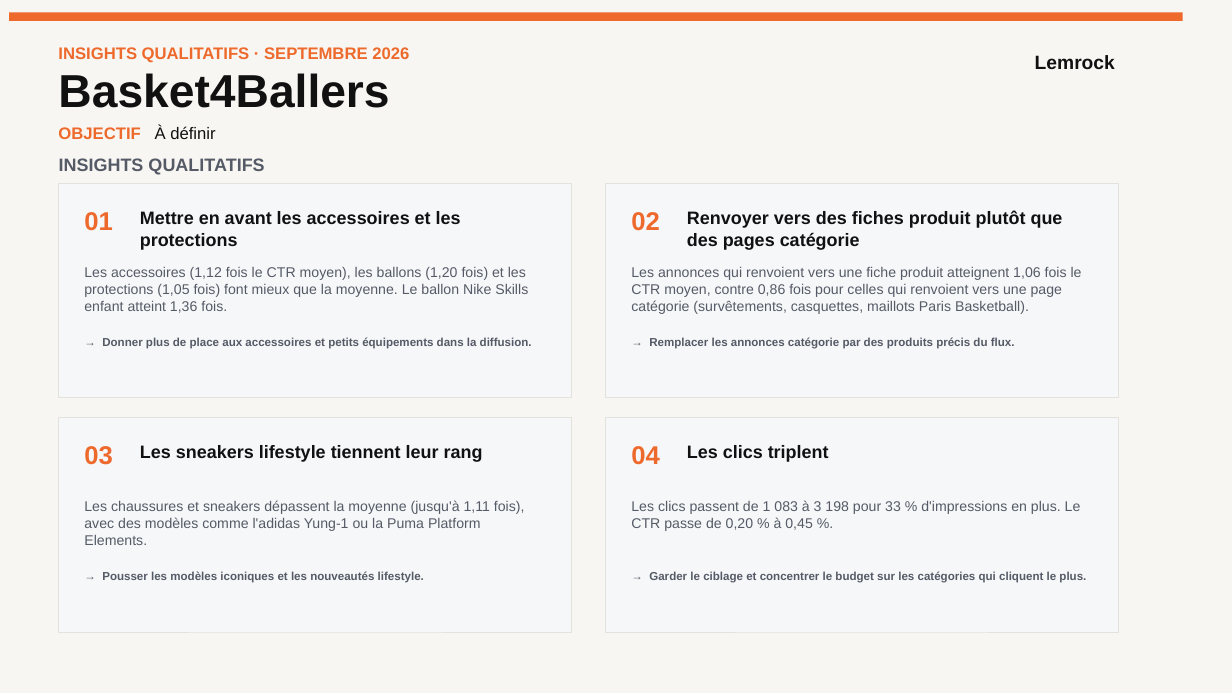
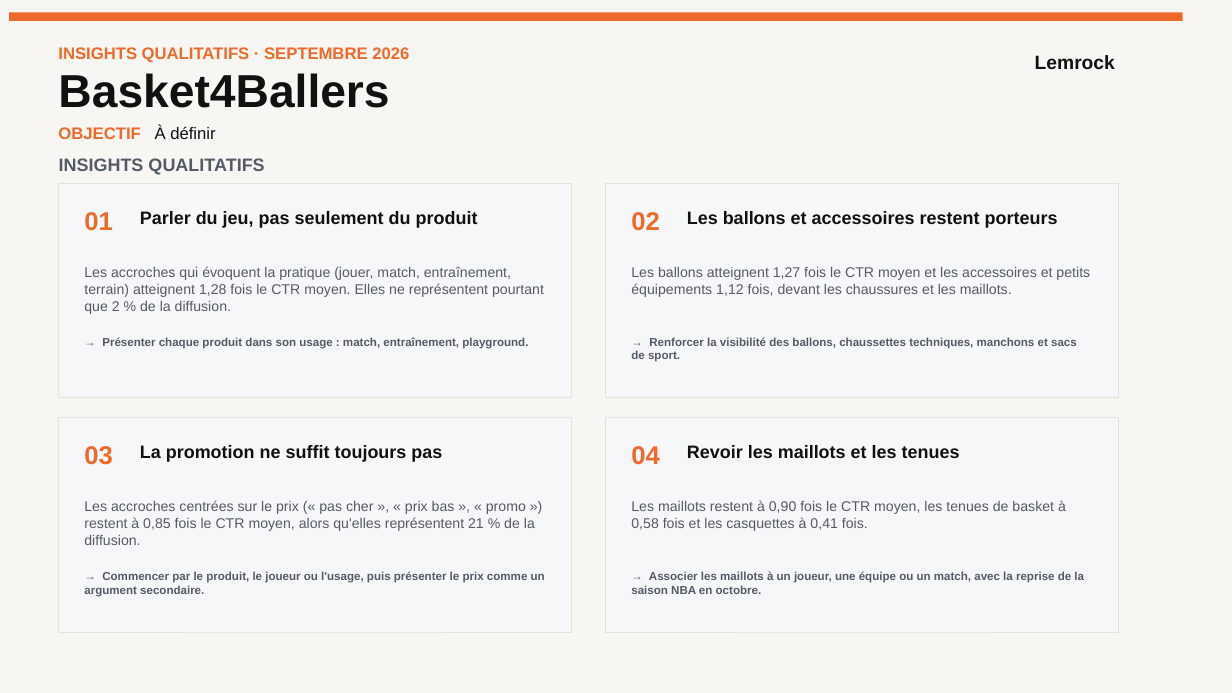
Before and after one commit to stephanemonmarson-creator/Lemrock, a slide deck: slide 6 of rapports/septembre/121026_Customer Success_Septembre 26.pptx. Drawn at 1232x693 pixels with LibreOffice and Linux fonts; fonts in the diff are those of the drawing. Boxes give left, top, right and bottom in pixels: in the first picture for what was removed or moved away, otherwise in the second. Text is boxed around its words. In the diff, an @@ line names an element or a change of style, - is before the commit and + after.

```diff
--- a/rapports/septembre/121026_Customer Success_Septembre 26.pptx
+++ b/rapports/septembre/121026_Customer Success_Septembre 26.pptx
@@ text at box(140, 211, 478, 228): text changed @@
-Mettre en avant les accessoires et les protections
+Parler du jeu, pas seulement du produit
@@ text at box(687, 211, 1058, 228): text changed @@
-Renvoyer vers des fiches produit plutôt que des pages catégorie
+Les ballons et accessoires restent porteurs
@@ text at box(84, 266, 544, 314): text changed @@
-Les accessoires (1,12 fois le CTR moyen), les ballons (1,20 fois) et les protections (1,05 fois) font mieux que la moyenne. Le ballon Nike Skills enfant atteint 1,36 fois.
+Les accroches qui évoquent la pratique (jouer, match, entraînement, terrain) atteignent 1,28 fois le CTR moyen. Elles ne représentent pourtant que 2 % de la diffusion.
@@ text at box(631, 267, 1090, 297): text changed @@
-Les annonces qui renvoient vers une fiche produit atteignent 1,06 fois le CTR moyen, contre 0,86 fois pour celles qui renvoient vers une page catégorie (survêtements, casquettes, maillots Paris Basketball).
+Les ballons atteignent 1,27 fois le CTR moyen et les accessoires et petits équipements 1,12 fois, devant les chaussures et les maillots.
@@ text at box(102, 337, 528, 349): text changed @@
-→ Donner plus de place aux accessoires et petits équipements dans la diffusion.
+→ Présenter chaque produit dans son usage : match, entraînement, playground.
@@ text at box(631, 337, 1077, 362): text changed @@
-→ Remplacer les annonces catégorie par des produits précis du flux.
+→ Renforcer la visibilité des ballons, chaussettes techniques, manchons et sacs de sport.
@@ text at box(140, 445, 442, 462): text changed @@
-Les sneakers lifestyle tiennent leur rang
+La promotion ne suffit toujours pas
@@ text at box(687, 445, 960, 458): text changed @@
-Les clics triplent
+Revoir les maillots et les tenues
@@ text at box(84, 500, 535, 545): text changed @@
-Les chaussures et sneakers dépassent la moyenne (jusqu'à 1,11 fois), avec des modèles comme l'adidas Yung-1 ou la Puma Platform Elements.
+Les accroches centrées sur le prix (« pas cher », « prix bas », « promo ») restent à 0,85 fois le CTR moyen, alors qu'elles représentent 21 % de la diffusion.
@@ text at box(631, 500, 1066, 531): text changed @@
-Les clics passent de 1 083 à 3 198 pour 33 % d'impressions en plus. Le CTR passe de 0,20 % à 0,45 %.
+Les maillots restent à 0,90 fois le CTR moyen, les tenues de basket à 0,58 fois et les casquettes à 0,41 fois.
@@ text at box(84, 571, 545, 597): text changed @@
-→ Pousser les modèles iconiques et les nouveautés lifestyle.
+→ Commencer par le produit, le joueur ou l'usage, puis présenter le prix comme un argument secondaire.
@@ text at box(631, 571, 1084, 594): text changed @@
-→ Garder le ciblage et concentrer le budget sur les catégories qui cliquent le plus.
+→ Associer les maillots à un joueur, une équipe ou un match, avec la reprise de la saison NBA en octobre.
```
Also in this commit, not shown: 3 other files.
